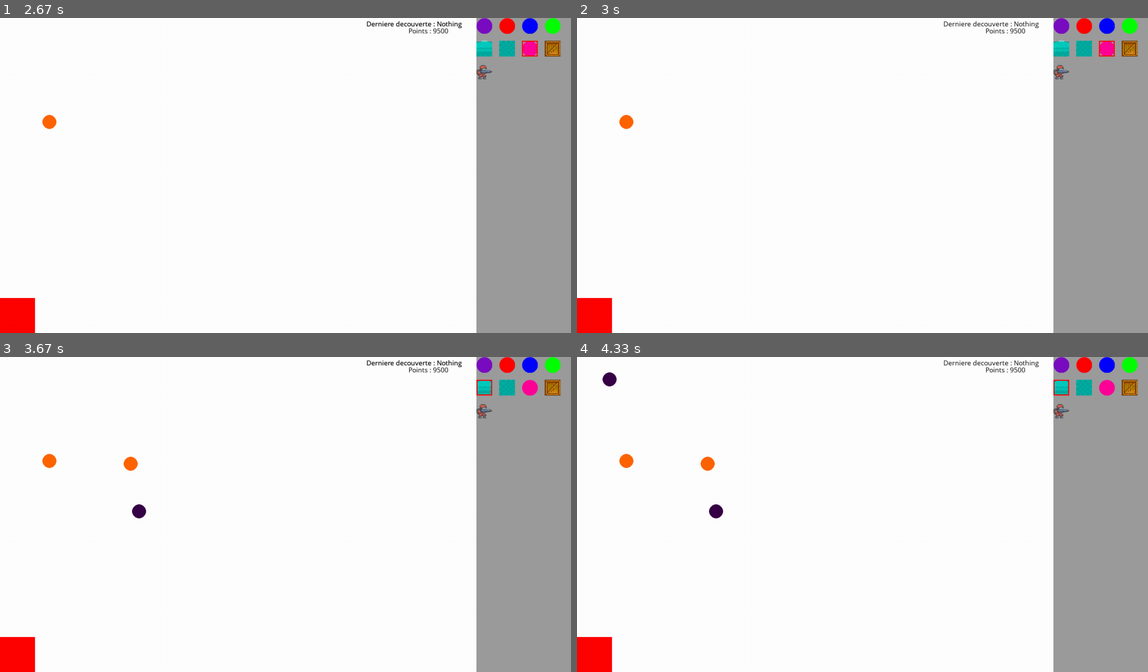
Above: before the commit, frames 1-4 (two rows, left to right).
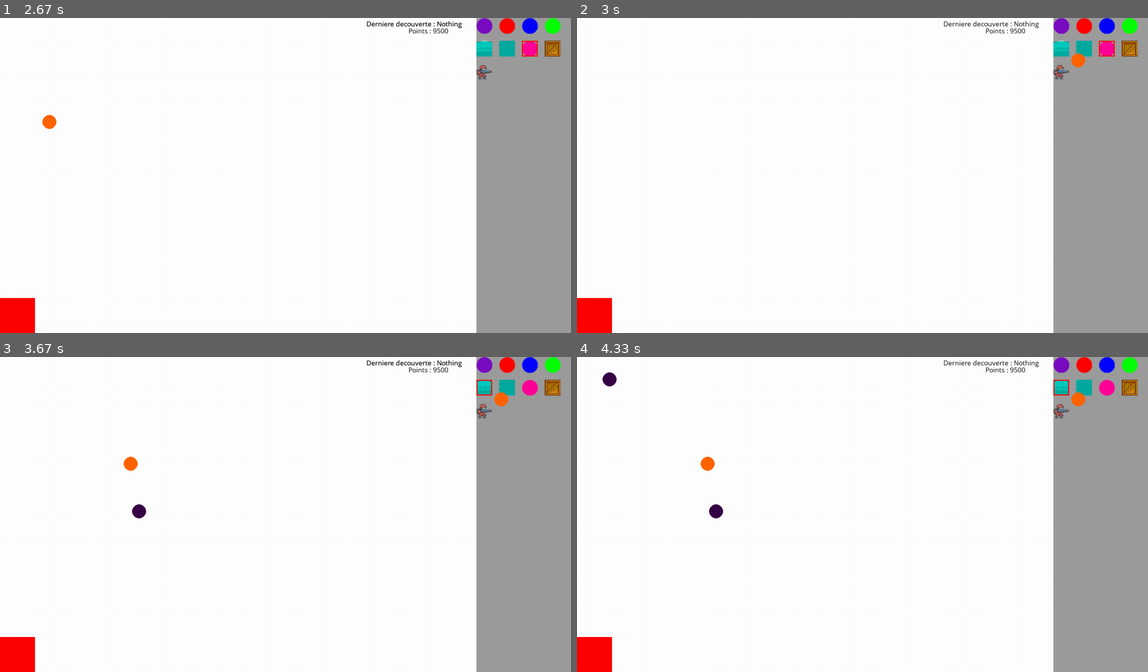
Above: after the commit, the same moments.

Repository: ThomasStinglhamber/ParticuleGame
Game: pygame game, started from fenetre.py
Same seed, same stepped clock (60 frames per second), same inputs: the game is played once before the commit and once after it.
Inputs (mouse positions are in pixels of both pictures, inside the frame that each line leads up to):
- Up to frame 1 (2.67 s): click "GO!" at 0.65 s; click (291, 207) at 1.52 s; press the mouse at (531, 49) at 1.78 s; move the mouse to (388, 118) at 1.88 s; move the mouse to (251, 191) at 1.98 s; release the mouse at (251, 191) at 2.02 s; click (51, 121) at 2.3 s; press the mouse at (51, 121) at 2.62 s
- Up to frame 2 (3 s): move the mouse to (851, 90) at 2.72 s; release the mouse at (1079, 58) at 2.85 s
- Up to frame 3 (3.67 s): press the mouse at (531, 388) at 3.15 s; move the mouse to (314, 416) at 3.25 s; release the mouse at (102, 445) at 3.38 s; press the mouse at (485, 388) at 3.58 s
- Up to frame 4 (4.33 s): move the mouse to (1028, 420) at 3.68 s; release the mouse at (999, 454) at 3.82 s; move the mouse to (1062, 388) at 3.98 s; press the mouse at (1062, 388) at 4.02 s; move the mouse to (1010, 438) at 4.12 s; release the mouse at (965, 489) at 4.25 s

Frame 1 is identical in both runs. In frame 2, 0.2% of the frame differs, in the area x 7-90%, y 11-36%; in frame 3, 0.2%; in frame 4, 0.2%.

Commit message:
Opti
a faire :
-Pallier pour afficher quark debloqué
-mettre nom sinon on s'y retrouve pas
-...

Diff:
--- a/fenetre.py
+++ b/fenetre.py
@@ -210,7 +210,7 @@
         chif=affichage_particule(i)
         liste_decouv.append(chif)
 
-    print(liste_decouv)
+    #print(liste_decouv)
     for i in liste_decouv:# img_list
         	tile_button = buttonn.Button( SCREEN_WIDTH+( 65*button_col),  65*button_row, img_list[i], 1)
         	button_list.append(tile_button)
@@ -233,21 +233,6 @@
 
     current_tile = 0
 
-# =============================================================================
-#     #load the player
-#     player1 = Player("quark down", red, 200, 100)
-#     player2 = Player("quark up", blue, 800, 200)
-#     player3 = Player("quark bottom", orange, 500, 100)
-#     player4 = Player("proton", green, 1380/2,700/2) #arriver à mettre la position de collision des 3 particules
-#
-#     moving1 = False
-#     moving2 = False
-#     moving3 = False
-#
-#     group1 = pygame.sprite.Group()
-#     group1.add(player1, player2, player3)
-# =============================================================================
-
 
 
 
@@ -256,15 +241,6 @@
     NOM=[]
     movings=[]
     newone ='Nothing'
-# =============================================================================
-#     for i in range(3):
-#         lastplayer=Player('test', white, 1500+50*i, 910+50*i)
-#         test = Player.nom('test')
-#         #print(test)
-#         players.append(lastplayer)
-#         movings.append(False)
-#         NOM.append(test)
-# =============================================================================
 
     group1 = pygame.sprite.Group()
     while not gameExit:
@@ -296,22 +272,22 @@
                 pygame.quit()
                 quit()
 
-            if len(players)>=3:
+            if len(players)>=1:
                 for i in range(len(players)):
-                    if len(players)>=3 and event.type == MOUSEBUTTONDOWN:
-
-                        if len(players)>=3 and players[i].rect.collidepoint(event.pos):
+                    if len(players)>=1 and event.type == MOUSEBUTTONDOWN:
+
+                        if len(players)>=1 and players[i].rect.collidepoint(event.pos):
                             movings[i] = True
 
 
-                    elif len(players)>=3 and event.type == MOUSEBUTTONUP:
+                    elif len(players)>=1 and event.type == MOUSEBUTTONUP:
                         movings[i] = False
 
-                    elif len(players)>=3 and event.type == MOUSEMOTION and movings[i]:
+                    elif len(players)>=1 and event.type == MOUSEMOTION and movings[i]:
                          players[i].rect.move_ip(event.rel)
 
                     #trashcan = pygame.sprite.collide_rect(players[i], trash)
-                    if len(players)>=3 and players[i].rect.colliderect(trash) :
+                    if len(players)>=1 and players[i].rect.colliderect(trash) :
                         players.clear()
                         NOM.clear()
                         movings.clear()
